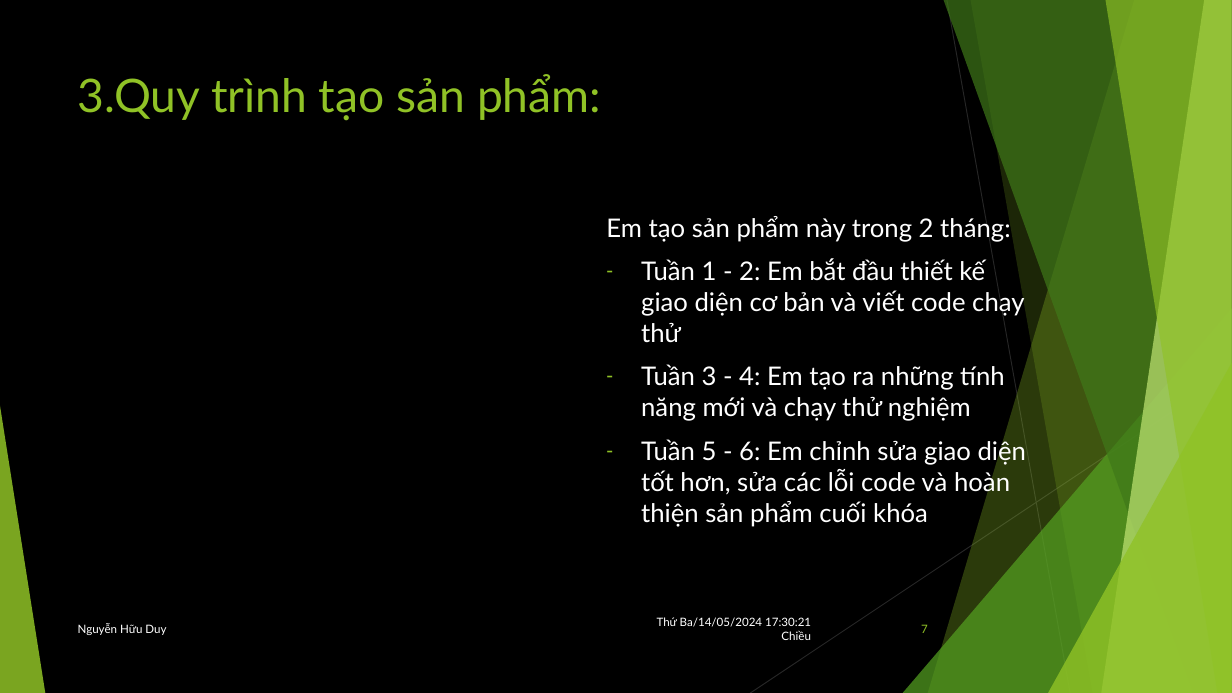
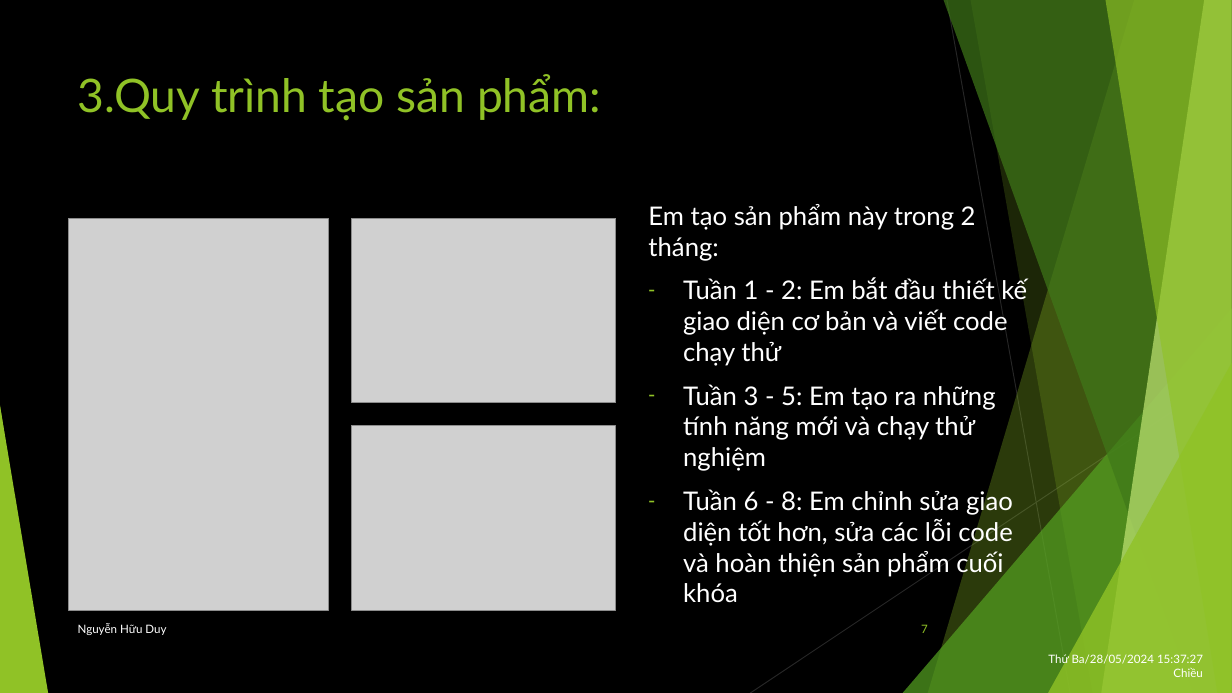
Before and after one commit to GreenSystemDuy08/TL-C4K-PTI01, a slide deck: slide 7 of PTI/SPCK/Thuyết trình.pptx. Drawn at 1232x693 pixels with LibreOffice and Linux fonts; fonts in the diff are those of the drawing; grey boxes stand for pictures. Boxes give left, top, right and bottom in pixels: in the first picture for what was removed or moved away, otherwise in the second. Text is boxed around its words. In the diff, an @@ line names an element or a change of style, - is before the commit and + after.

```diff
--- a/PTI/SPCK/Thuyết trình.pptx
+++ b/PTI/SPCK/Thuyết trình.pptx
@@ text "Em tạo sản phẩm này ...": place and size @@
-text "Em tạo sản phẩm này ..." at <box>606,216,1026,527</box>
+text "Em tạo sản phẩm này ..." at <box>648,204,1027,603</box>
@@ picture added at <box>68,218,329,611</box> @@
@@ picture added at <box>352,218,616,403</box> @@
@@ text at <box>683,384,1013,603</box>: text changed @@
-– Tuần 3 - 4: Em tạo ra những tính năng mới và chạy thử nghiệm
-– Tuần 5 - 6: Em chỉnh sửa giao diện tốt hơn, sửa các lỗi code và hoàn thiện sản phẩm cuối khóa
+– Tuần 3 - 5: Em tạo ra những tính năng mới và chạy thử nghiệm
+– Tuần 6 - 8: Em chỉnh sửa giao diện tốt hơn, sửa các lỗi code và hoàn thiện sản phẩm cuối khóa
@@ triangle added at <box>0,406,48,693</box>, fill #90C226 @@
@@ picture added at <box>351,426,616,611</box> @@
@@ text at <box>1048,654,1203,677</box>: text changed @@
-Thứ Ba/14/05/2024 17:30:21 Chiều
+Thứ Ba/28/05/2024 15:37:27 Chiều
```
Also in this commit, not shown: 10 other slides changed, 5 other files.
